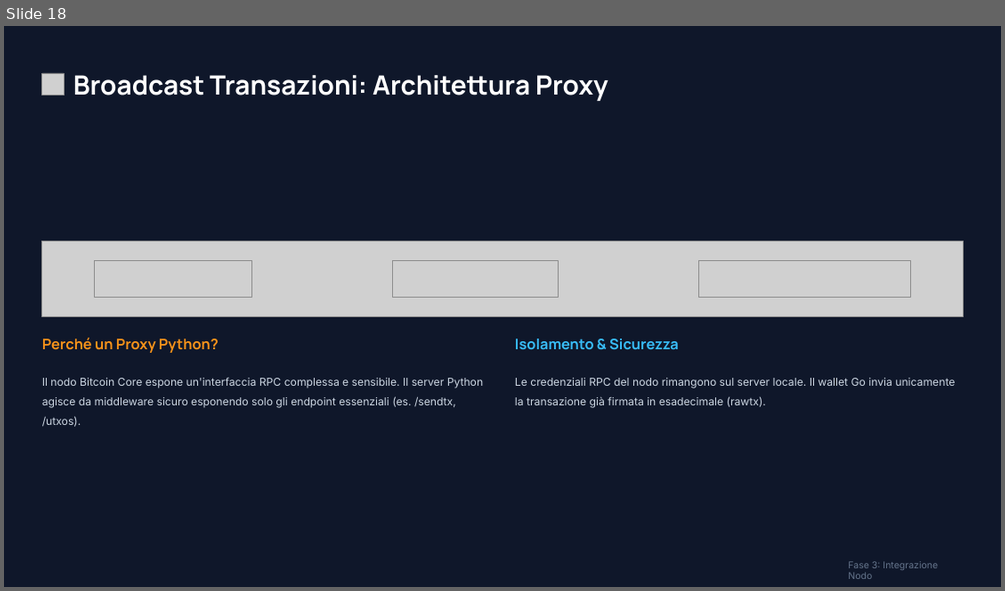
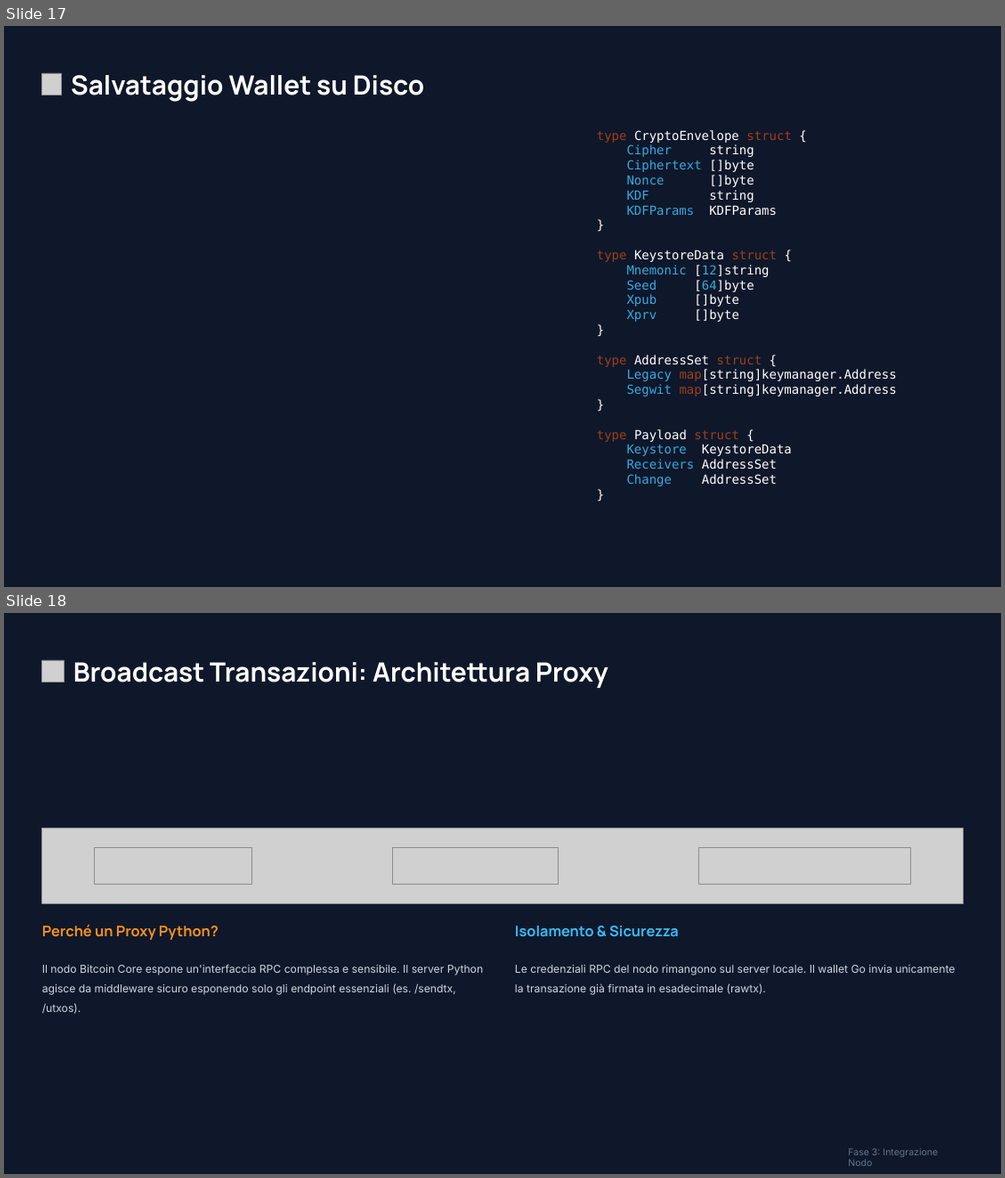
Before and after one commit to IonutZbir/University, a slide deck: Magistrale/PCD/esame/presentazione.pptx. Shown one above the other, each under a label of ours: slide 18 before the commit, slides 17 and 18 after it. The pictures are 1005x591 and 1005x1178 pixels, drawn with LibreOffice and Linux fonts; fonts in the diff are those of the drawing; grey boxes stand for pictures; background and template pictures are left out. Boxes give left, top, right and bottom in pixels: in the first picture for what was removed or moved away, otherwise in the second. Text is boxed around its words. In the diff, an @@ line names an element or a change of style, - is before the commit and + after.

```diff
--- a/Magistrale/PCD/esame/presentazione.pptx
+++ b/Magistrale/PCD/esame/presentazione.pptx
@@ slide 17 added at (4,26,1001,587), background picture (left out) @@
@@ picture added at (42,73,62,95) @@
@@ text added at (71,75,424,102), 25.5 pt, text #FFFFFF, bold @@
+Salvataggio Wallet su Disco
@@ text added at (597,130,897,486), 12 pt, text #FFFFFF @@
+type CryptoEnvelope struct {
+Cipher string
+Ciphertext []byte
+Nonce []byte
+KDF string
+KDFParams KDFParams
+}
+type KeystoreData struct {
+Mnemonic [12]string
+Seed [64]byte
+Xpub []byte
+Xprv []byte
+}
+type AddressSet struct {
+Legacy map[string]keymanager.Address
+Segwit map[string]keymanager.Address
+}
+type Payload struct {
+Keystore KeystoreData
+Receivers AddressSet
+Change AddressSet
+}
```
Also in this commit, not shown: 2 slides changed, 1 slide removed, 11 other files.
